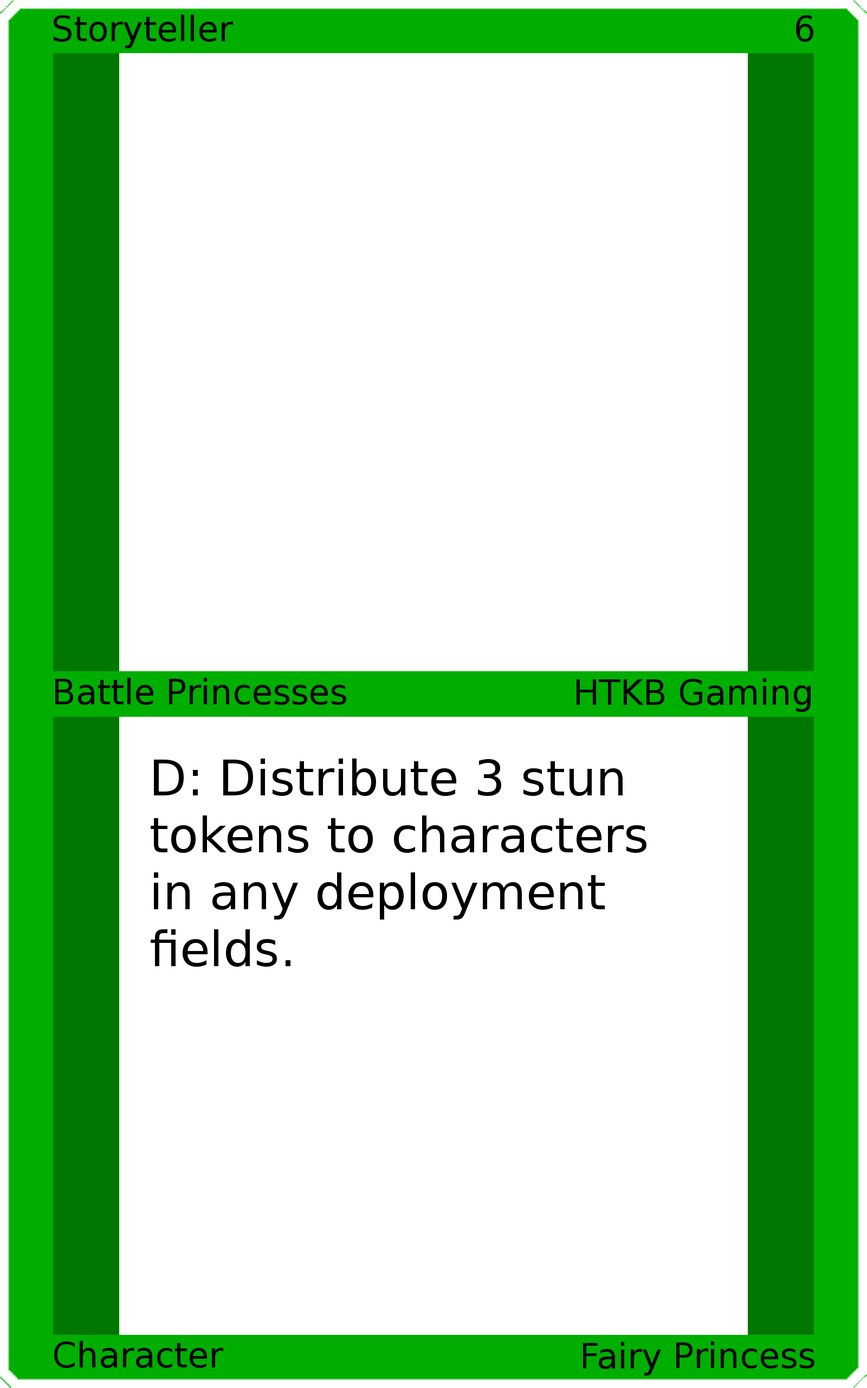
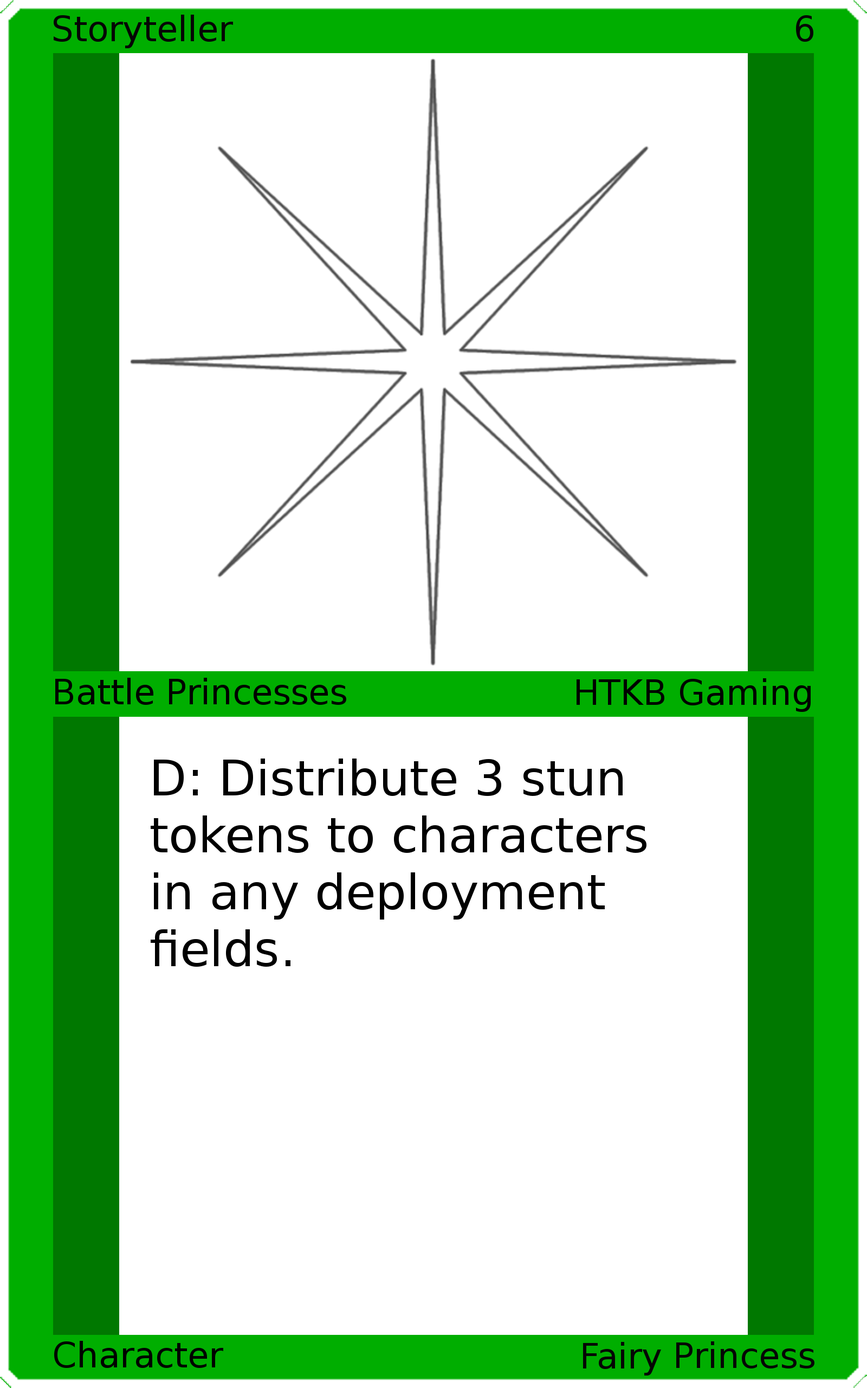
Two versions of the same layered image (867x1388). Layer-by-layer changes:
added layer "Art" above "Top Background" over [left=129, top=57, right=738, bottom=666]
